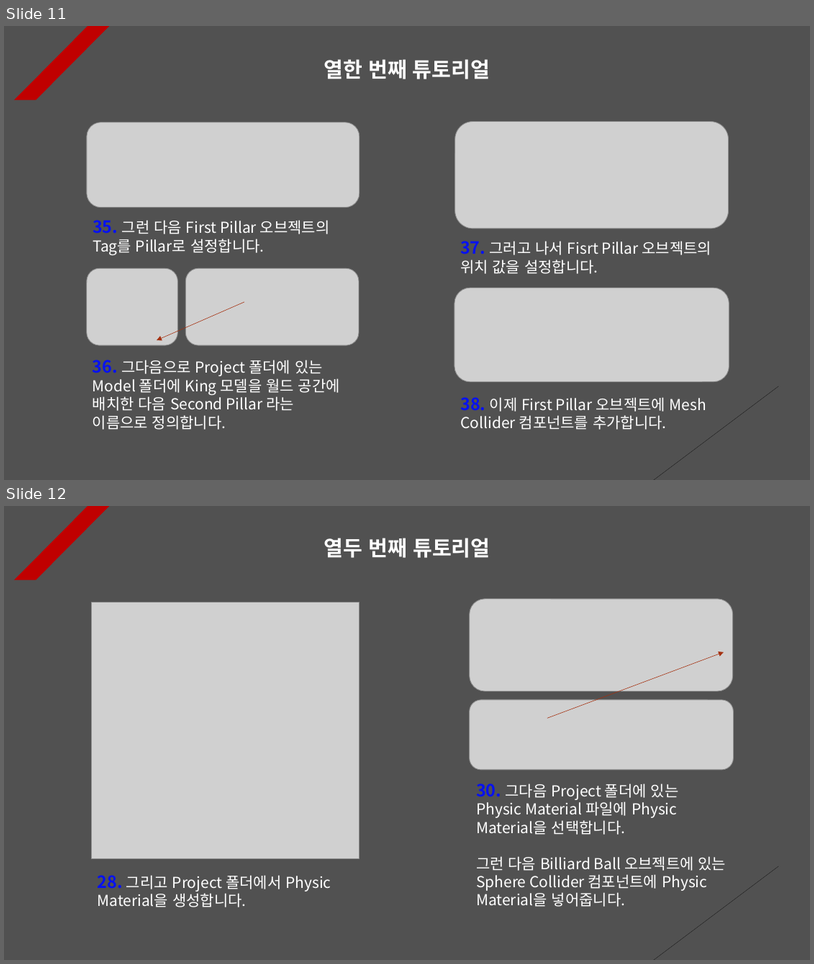
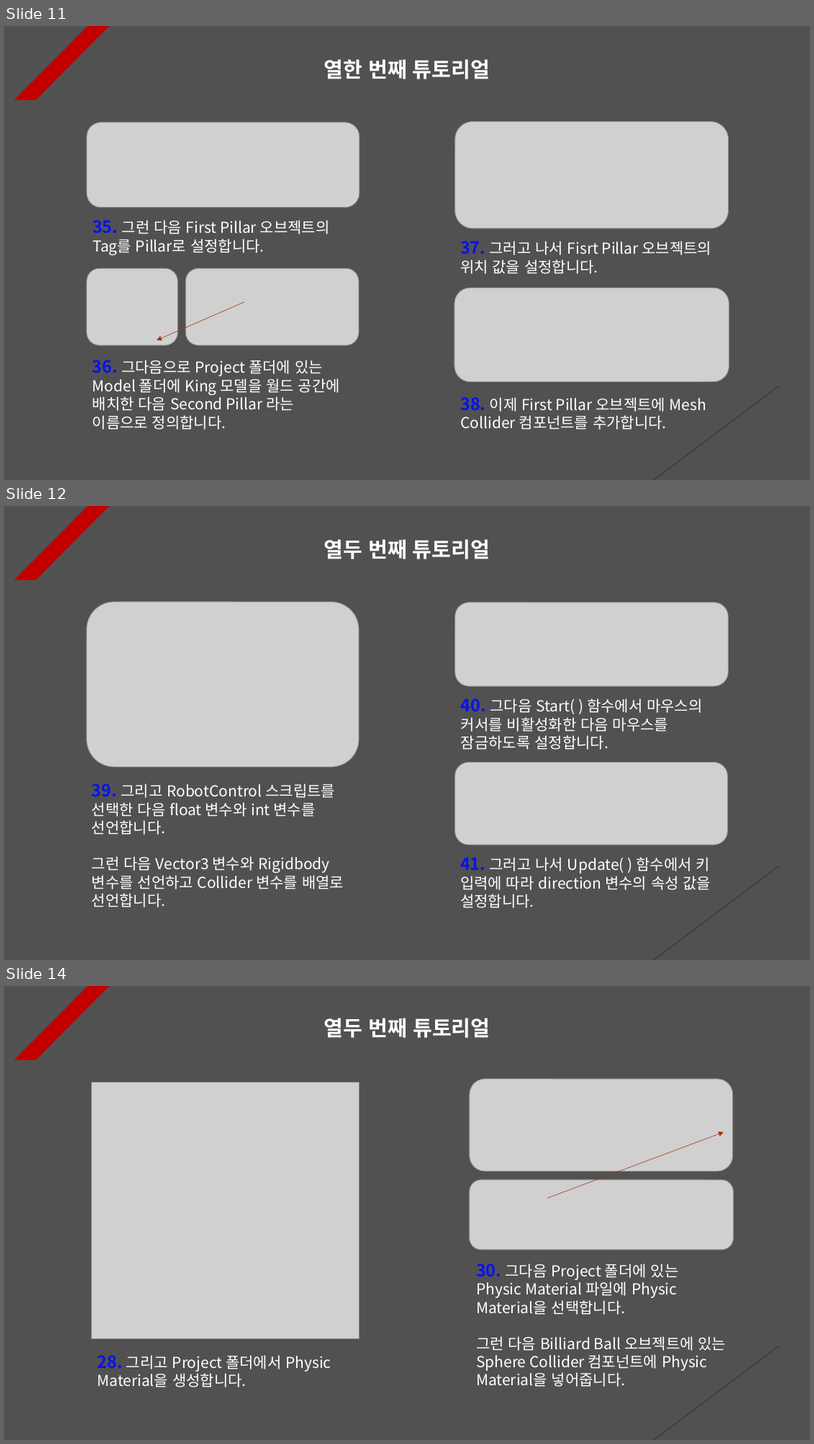
Before and after one commit to Unity2033/3D-UnityEngine, a slide deck: Assets/Physics/PPT Data/Physics Example.pptx. Shown one above the other, each under a label of ours: slides 11 and 12 before the commit, slides 11, 12 and 14 after it; the slides between them are not shown. The pictures are 814x964 and 814x1444 pixels, drawn with LibreOffice and Linux fonts; fonts in the diff are those of the drawing; grey boxes stand for pictures. Boxes give left, top, right and bottom in pixels: in the first picture for what was removed or moved away, otherwise in the second. Text is boxed around its words. In the diff, an @@ line names an element or a change of style, - is before the commit and + after.

```diff
--- a/Assets/Physics/PPT Data/Physics Example.pptx
+++ b/Assets/Physics/PPT Data/Physics Example.pptx
@@ slide 12 added at [4, 506, 810, 960], background #515151; not listed: 2 template elements that a slide beside it also shows @@
@@ text added at [324, 539, 490, 559], 25 pt, text #FFFFFF, bold @@
+열두 번째 튜토리얼
@@ picture added at [87, 602, 359, 767] @@
@@ picture added at [455, 602, 729, 686] @@
@@ text added at [461, 698, 702, 749], 18 pt, text #FFFFFF @@
+40. 그다음 Start( ) 함수에서 마우스의 커서를 비활성화한 다음 마우스를 잠금하도록 설정합니다.
@@ picture added at [455, 762, 728, 844] @@
@@ text added at [92, 783, 344, 907], 18 pt, text #FFFFFF @@
+39. 그리고 RobotControl 스크립트를 선택한 다음 float 변수와 int 변수를 선언합니다.
+그런 다음 Vector3 변수와 Rigidbody 변수를 선언하고 Collider 변수를 배열로 선언합니다.
@@ text added at [460, 857, 712, 908], 18 pt, text #FFFFFF @@
+41. 그러고 나서 Update( ) 함수에서 키 입력에 따라 direction 변수의 속성 값을 설정합니다.
@@ what was slide 12 is now slide 14 @@
```
Also in this commit, not shown: 1 other slide added, 24 other files.
